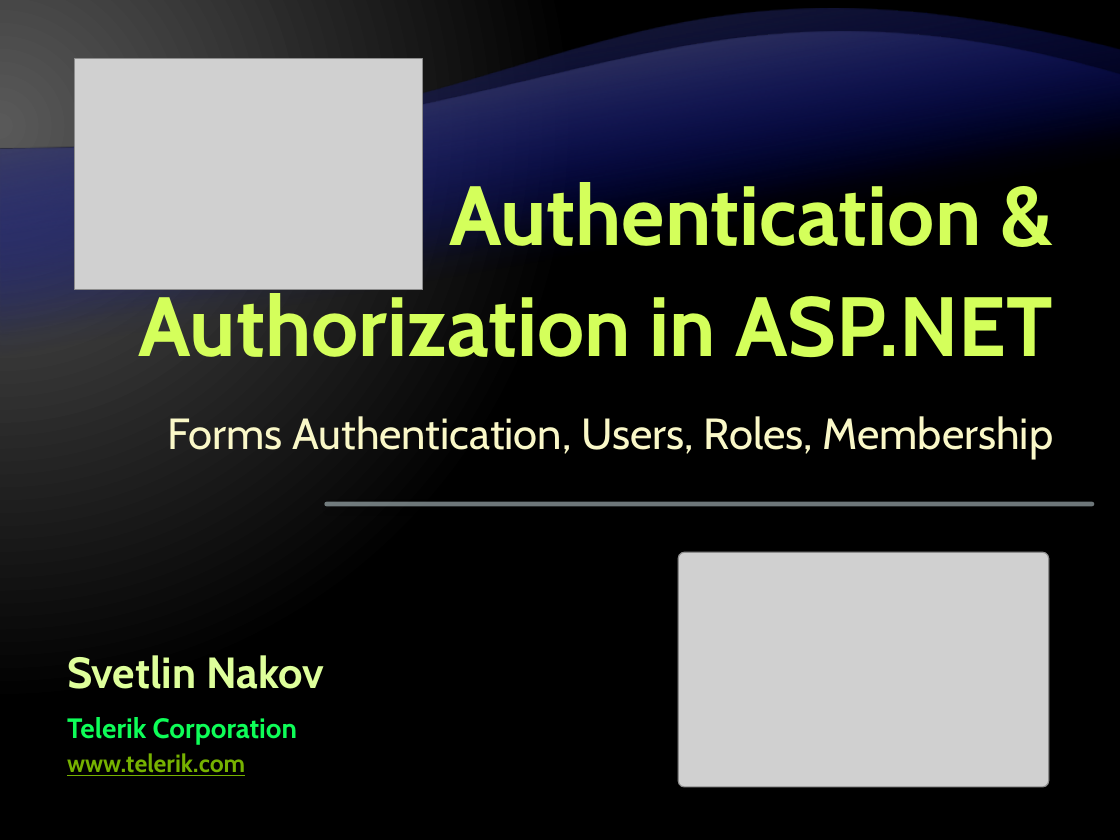
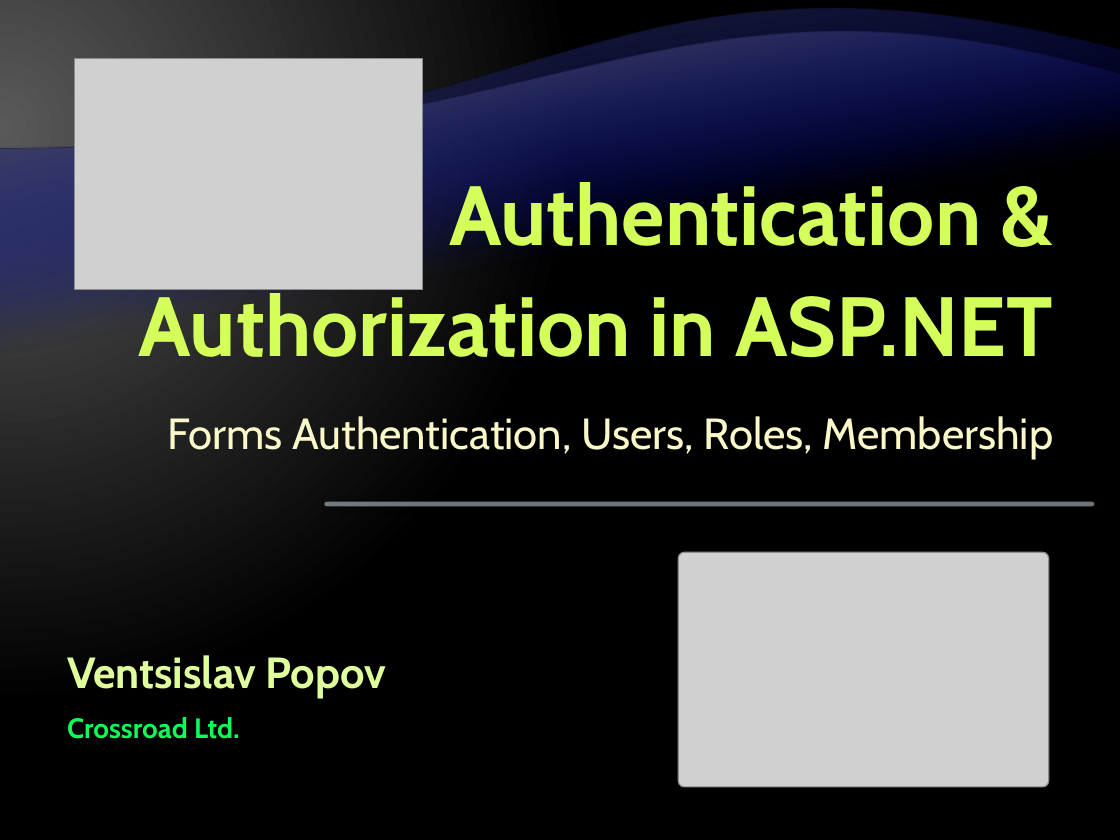
Before and after one commit to Graveheart/aspnetcourse, a slide deck: slide 1 of 2010/lectures/12. ASP.NET-Authentication-and-Authorization.pptx. Drawn at 1120x840 pixels with LibreOffice and Linux fonts; fonts in the diff are those of the drawing; grey boxes stand for pictures; background and template pictures are left out. Boxes give left, top, right and bottom in pixels: in the first picture for what was removed or moved away, otherwise in the second. Text is boxed around its words. In the diff, an @@ line names an element or a change of style, - is before the commit and + after.

```diff
--- a/2010/lectures/12. ASP.NET-Authentication-and-Authorization.pptx
+++ b/2010/lectures/12. ASP.NET-Authentication-and-Authorization.pptx
@@ text at (67, 655, 385, 699): text changed @@
-Svetlin Nakov
+Ventsislav Popov
@@ text at (67, 717, 240, 739): text changed @@
-Telerik Corporation
+Crossroad Ltd.
@@ text removed at (67, 753, 245, 776) @@
-www.telerik.com
```
Also in this commit, not shown: 4 other slides changed.
